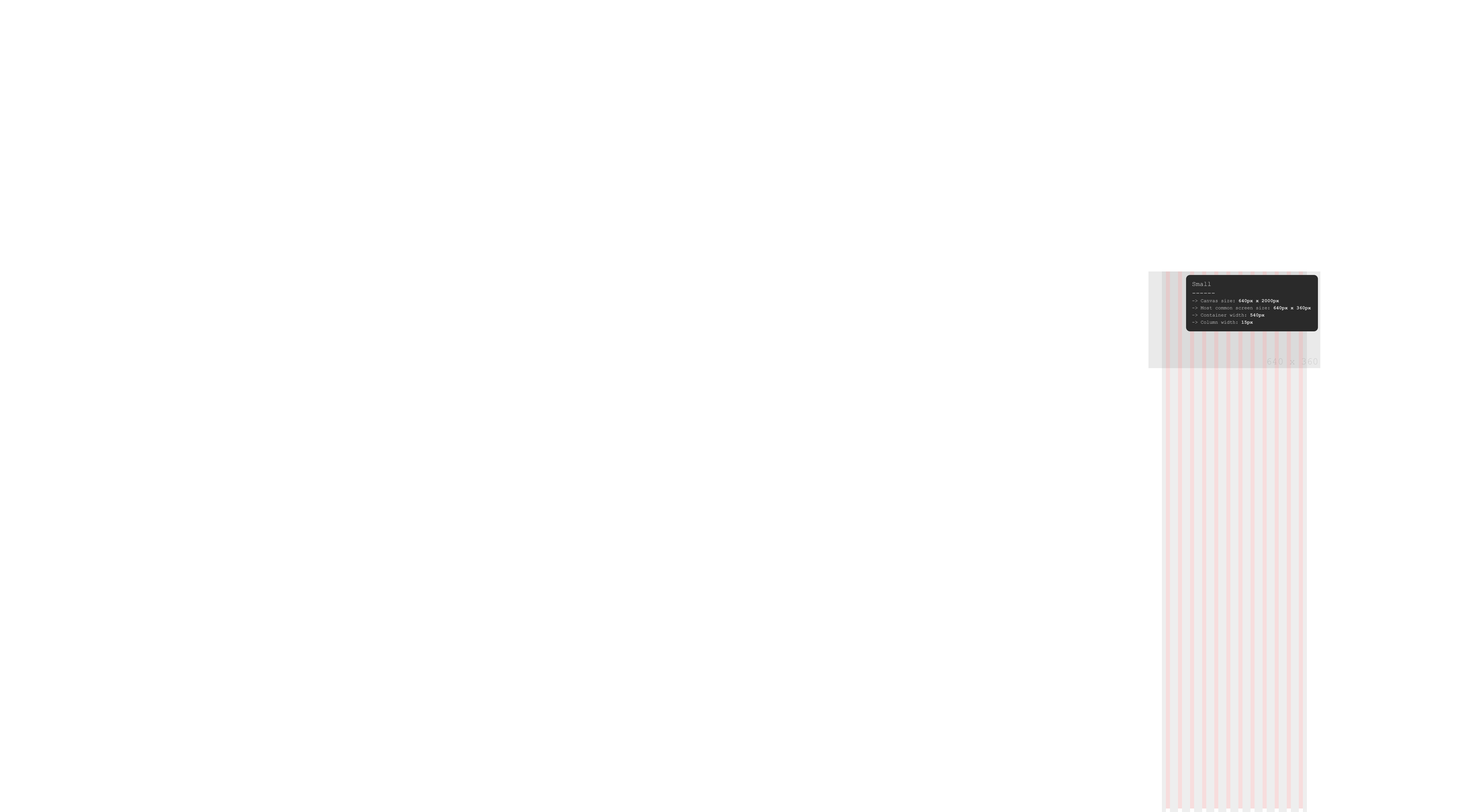
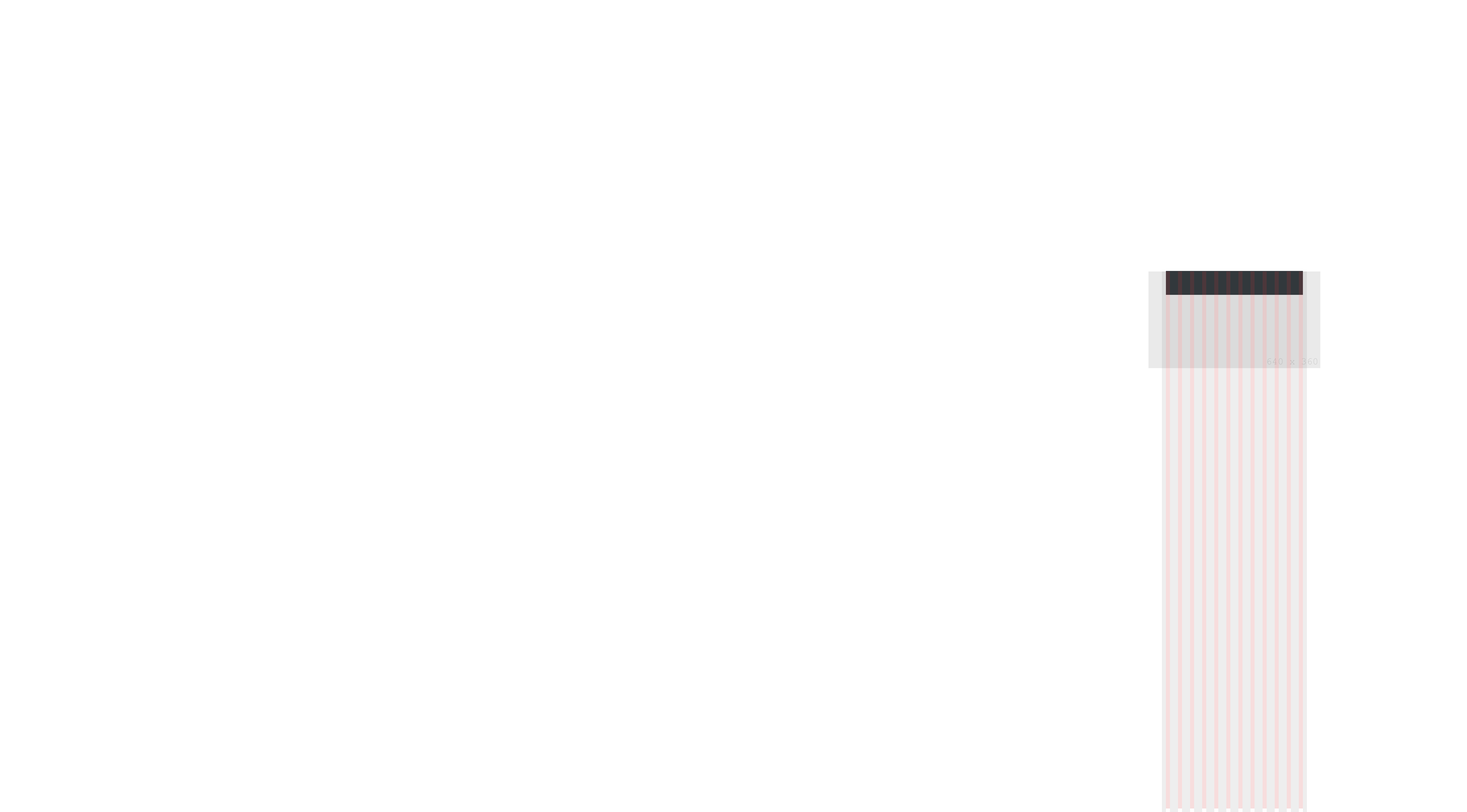
Layers edited between the first and the second 1467x812 image:
hid group "Artboard info" (2 layers) over box(1186, 275, 1318, 332)
added layer "Prostokąt 1" in group "Bootstrap 4 Grid" over box(1165, 270, 1303, 295)
